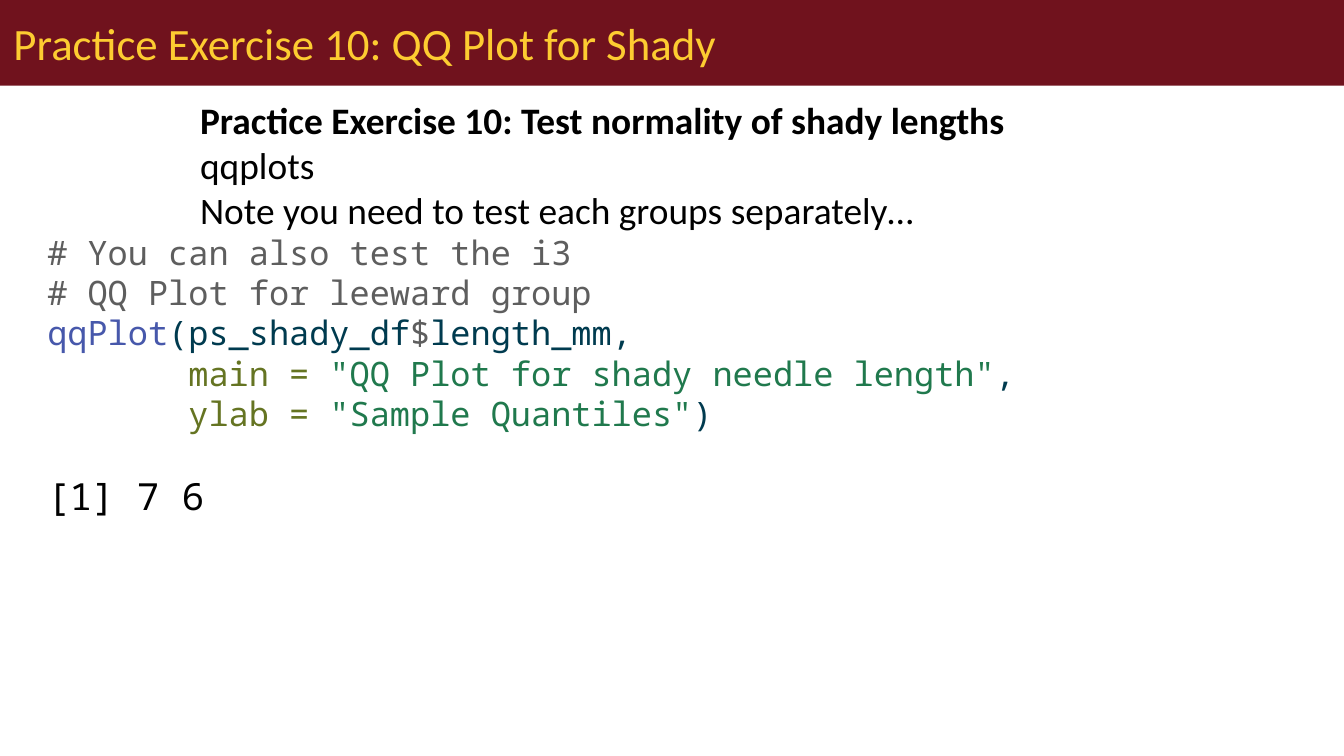
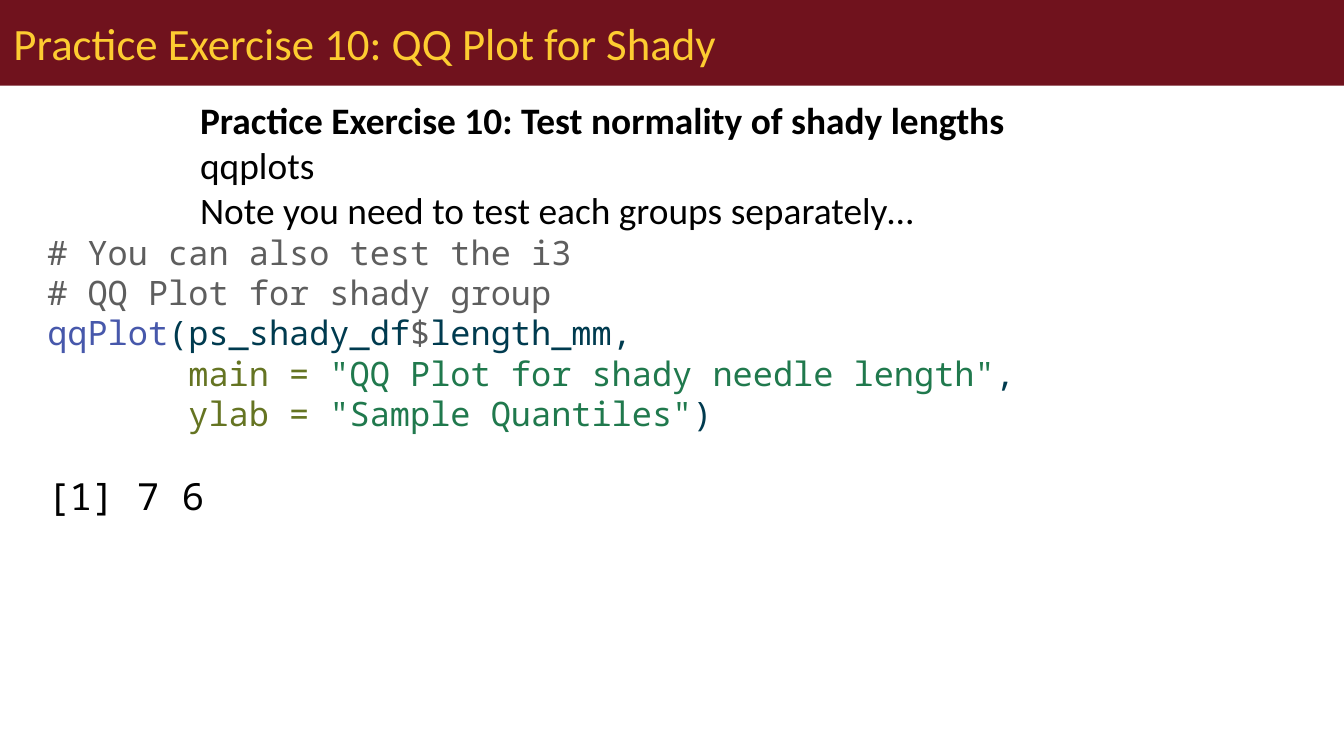
Before and after one commit to wlperry/umd_biostats, a slide deck: slide 32 of docs/ecostats_lectures/lecture_05/05_01_lecture_powerpoint.pptx (slide 33 before the commit). Drawn at 1344x756 pixels with LibreOffice and Linux fonts; fonts in the diff are those of the drawing. Boxes give left, top, right and bottom in pixels: in the first picture for what was removed or moved away, otherwise in the second. Text is boxed around its words. In the diff, an @@ line names an element or a change of style, - is before the commit and + after.

```diff
--- a/docs/ecostats_lectures/lecture_05/05_01_lecture_powerpoint.pptx
+++ b/docs/ecostats_lectures/lecture_05/05_01_lecture_powerpoint.pptx
@@ text at (47,239,1015,435): text changed @@
-# You can also test the i3
-# QQ Plot for leeward group
-qqPlot(ps_shady_df$length_mm,
-main = "QQ Plot for shady needle length",
-ylab = "Sample Quantiles")
+# You can also test the i3
+# QQ Plot for shady group
+qqPlot(ps_shady_df$length_mm,
+main = "QQ Plot for shady needle length",
+ylab = "Sample Quantiles")
```
Also in this commit, not shown: 20 other slides changed, 1 slide removed, 22 other files.
